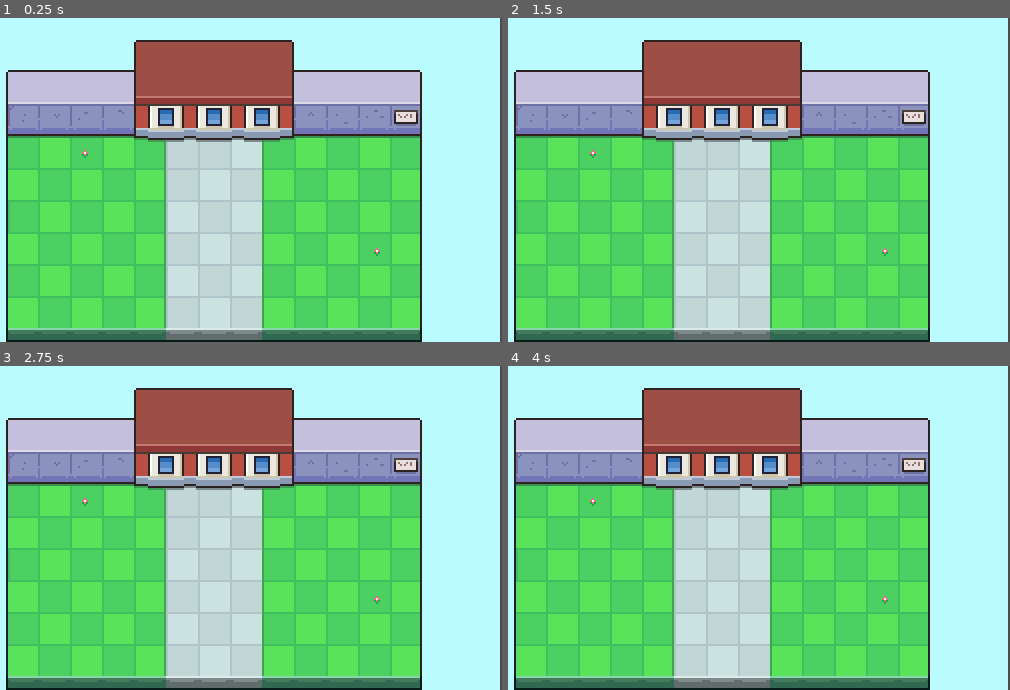
Above: before the commit, frames 1-4 (two rows, left to right).
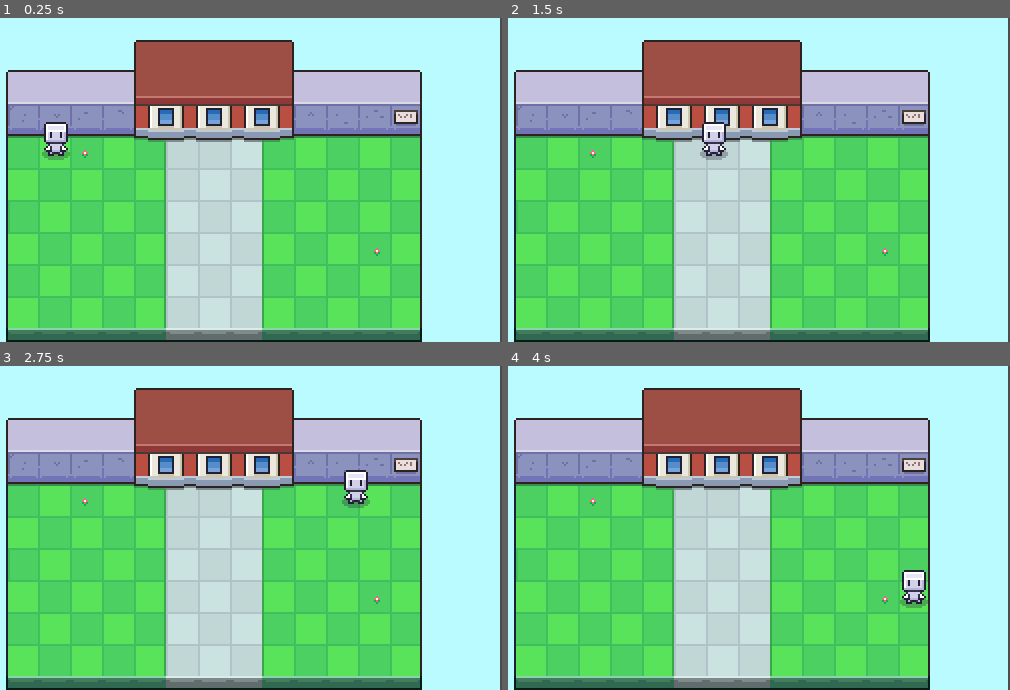
Above: after the commit, the same moments.

Repository: DustinMEastway/godot-sandbox
Game: Godot game, scene res://WorldMap.tscn
Two runs of this game, one before a commit and one after it. Both use one fixed random seed, a clock stepped at 60 frames per second and the inputs below.
Inputs:
- Up to frame 1 (0.25 s): no input
- Up to frame 2 (1.5 s): no input
- Up to frame 3 (2.75 s): no input
- Up to frame 4 (4 s): no input

The runs differ from the first frame. In frame 1, 0.5% of the frame differs, in the area x 8-14%, y 32-44%; in frame 2, 0.5%; in frame 3, 0.5%; in frame 4, 0.5%.

Commit message:
Tutorial-02: add character scene to background

Diff:
--- /dev/null
+++ b/Character.gd
@@ -0,0 +1,29 @@
+extends KinematicBody2D
+
+var direction = "right"
+var speed = 60
+var xMax = 240
+var xMin = 50
+var YMax = 135
+var YMin = 55
+
+func _physics_process(delta):
+	# change direction if the character is going too far
+	if (position.x >= xMax and direction == "right"):
+		direction = "down"
+	elif (position.y >= YMax and direction == "down"):
+		direction = "left"
+	elif (position.x <= xMin and direction == "left"):
+		direction = "up"
+	elif (position.y <= YMin and direction == "up"):
+		direction = "right"
+
+	# move character
+	if (direction == "down"):
+		move_and_slide(Vector2(0, speed))
+	elif (direction == "left"):
+		move_and_slide(Vector2(-speed, 0))
+	elif (direction == "right"):
+		move_and_slide(Vector2(speed, 0))
+	elif (direction == "up"):
+		move_and_slide(Vector2(0, -speed))
--- /dev/null
+++ b/Character.tscn
@@ -0,0 +1,14 @@
+[gd_scene load_steps=4 format=2]
+
+[ext_resource path="res://Sprites/Character.png" type="Texture" id=1]
+[ext_resource path="res://Sprites/CharacterShadow.png" type="Texture" id=2]
+[ext_resource path="res://Character.gd" type="Script" id=3]
+
+[node name="Character" type="KinematicBody2D"]
+script = ExtResource( 3 )
+
+[node name="Shadow" type="Sprite" parent="."]
+texture = ExtResource( 2 )
+
+[node name="Body" type="Sprite" parent="."]
+texture = ExtResource( 1 )
--- a/WorldMap.tscn
+++ b/WorldMap.tscn
@@ -1,6 +1,7 @@
-[gd_scene load_steps=2 format=2]
+[gd_scene load_steps=3 format=2]
 
 [ext_resource path="res://Sprites/Map.png" type="Texture" id=1]
+[ext_resource path="res://Character.tscn" type="PackedScene" id=2]
 
 [node name="WorldMap" type="Node2D"]
 
@@ -16,3 +17,6 @@
 texture = ExtResource( 1 )
 centered = false
 offset = Vector2( 40, 11 )
+
+[node name="Character" parent="." instance=ExtResource( 2 )]
+position = Vector2( 50, 55 )
Binary file added: Sprites/Character.png
Not shown, added: Sprites/Character.png.import
Binary file added: Sprites/CharacterShadow.png
Not shown, added: Sprites/CharacterShadow.png.import
